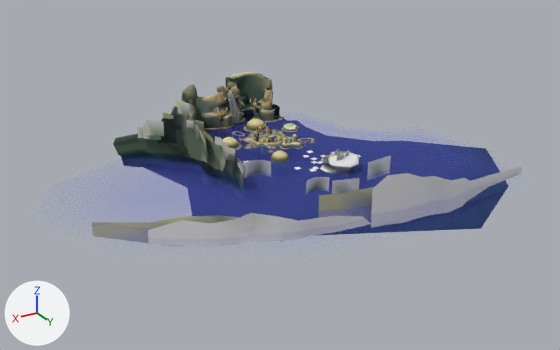
The glTF model Project/area/2 dino jungle/act 1/environment/model/05Crossing.gltf, before and after one commit.
One viewpoint serves both versions: a 50 mm camera at (402.0, 2336.0, 261.0) aimed at (-254.0, 1244.0, -285.0). Every picture has the same lights, and +X, +Y and +Z are marked at lower left. Vertices at the same position are counted once.

The scene before the commit, as lines of its bpy script (objects in view):
```python
me_stg020_o22_mesh_16 = bpy.data.meshes.new('stg020_o22_Mesh_16')
me_stg020_o22_mesh_16.from_pydata(...)  # 474 vertices, 434 faces; spans x -706.0..-68.0, y 851.0..1550.0, z -308.0..-207.0
me_stg020_o22_mesh_16.materials.append(mat_grass)
me_stg020_p21_mesh_52 = bpy.data.meshes.new('stg020_p21_Mesh_52')
me_stg020_p21_mesh_52.from_pydata(...)  # 112 vertices, 134 faces; spans x -628.0..96.0, y 1259.0..1483.0, z -307.0..-218.0
me_stg020_p21_mesh_52.materials.append(mat_imposter_mountain)
me_stg020_ripple_k_21_mesh_10 = bpy.data.meshes.new('stg020_ripple_k_21_Mesh_10')
me_stg020_ripple_k_21_mesh_10.from_pydata(...)  # 966 vertices, 1280 faces; spans x -429.0..-140.0, y 874.0..1165.0, z -281.0..-280.0
me_stg020_ripple_k_21_mesh_10.materials.append(mat_common_water_ripple)
ob_stg020_o22_mesh_16 = bpy.data.objects.new('stg020_o22_Mesh_16', me_stg020_o22_mesh_16)
ob_stg020_o22_mesh_16.location = (0.0, 0.0, 0.0)
ob_stg020_p21_mesh_52 = bpy.data.objects.new('stg020_p21_Mesh_52', me_stg020_p21_mesh_52)
ob_stg020_p21_mesh_52.location = (0.0, 0.0, 0.0)
ob_stg020_ripple_k_21_mesh_10 = bpy.data.objects.new('stg020_ripple_k_21_Mesh_10', me_stg020_ripple_k_21_mesh_10)
ob_stg020_ripple_k_21_mesh_10.location = (0.0, 0.0, 0.0)
# also in view: 'stg020_p22_Mesh_24' at (-233.0, 1082.0, -213.0); 'stg020_p21_Mesh_27' at (-313.0, 1296.0, -272.0); 'stg020_o22_Mesh_6' at (-224.0, 1087.0, -234.0); 'stg020_o22_Mesh_11' at (-248.0, 1101.0, -283.0)
```
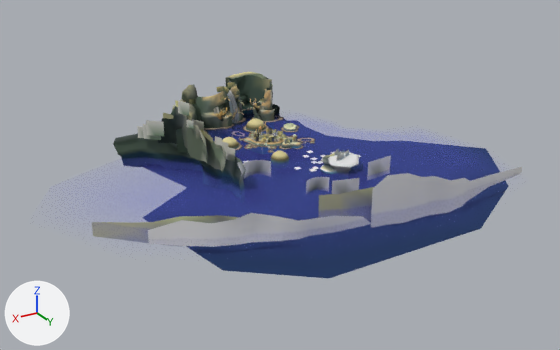
The change, as JSON lines over the scene's bpy script:
```json
{"block": "me_stg020_o22_mesh_16", "where": "me_stg020_o22_mesh_16.from_pydata(...)  # 474 vertices, 434 faces; spans x -706.0..-68.0, y 851.0..1550.0, z -308.0..-207.0"}
{"block": "me_stg020_o22_mesh_16", "where": "# used by ob_stg020_o22_mesh_16; location = (0.0, 0.0, 0.0)"}
{"block": "me_stg020_o22_mesh_16", "change": "me_stg020_o22_mesh_16 part 1"}
{"op": "set", "path": "me_stg020_o22_mesh_16.vertices[201].co", "old": "(-180.0, 1421.0, -308.0)", "new": "(-150.0, 1553.0, -308.0)", "note": "not seen -> pixel (329, 278)"}
{"op": "set", "path": "me_stg020_o22_mesh_16.vertices[202].co", "old": "(-122.0, 1389.0, -308.0)", "new": "(-31.0, 1456.0, -308.0)", "note": "not seen -> pixel (222, 270)"}
{"op": "set", "path": "me_stg020_o22_mesh_16.vertices[205].co", "old": "(-68.0, 1272.0, -308.0)", "new": "(5.0, 1235.0, -308.0)", "note": "pixel (192, 216) -> pixel (142, 217)"}
```

What differs and where, as boxes [x1, y1, x2, y2] in the pictures (560 x 350 px; the box of a moved part takes in the faces that stretch with it):
```json
{"object": "stg020_o22_Mesh_16", "change": "reshaped", "before": [141, 72, 508, 236], "after": [141, 72, 508, 278], "on screen": "25% taller"}
{"part": 1, "of": "me_stg020_o22_mesh_16", "change": "moved or reshaped", "before": [187, 188, 481, 236], "after": [143, 188, 481, 278]}
```
